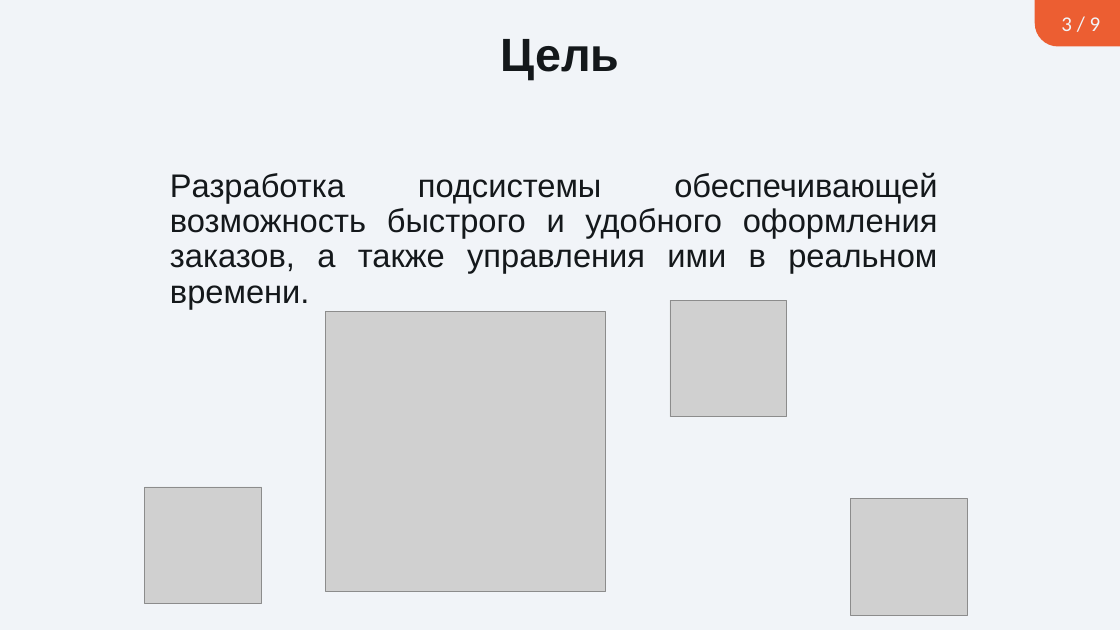
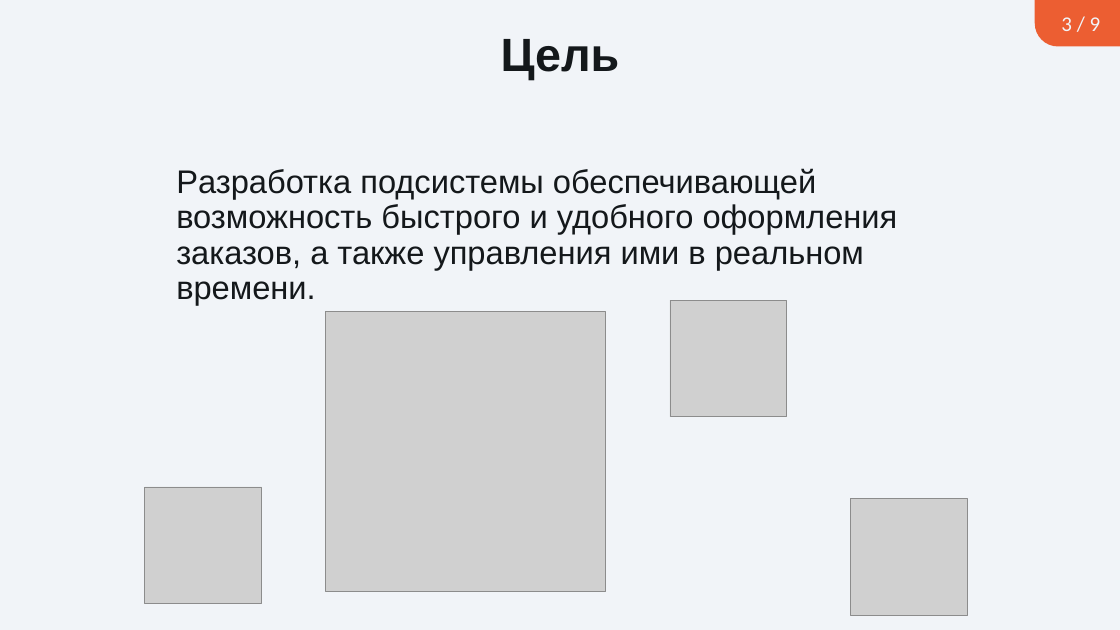
Before and after one commit to SullenPomorProject/CourseProject, a slide deck: slide 3 of КП Презентация Абрамов.pptx. Drawn at 1120x630 pixels with LibreOffice and Linux fonts; fonts in the diff are those of the drawing; grey boxes stand for pictures. Boxes give left, top, right and bottom in pixels: in the first picture for what was removed or moved away, otherwise in the second. Text is boxed around its words. In the diff, an @@ line names an element or a change of style, - is before the commit and + after.

```diff
--- a/КП Презентация Абрамов.pptx
+++ b/КП Презентация Абрамов.pptx
@@ text "Разработка подсистемы обеспечивающей возможность быстрого ..." at (176,168,898,305): alignment justified to left @@
```
Also in this commit, not shown: 1 other slide changed, 2 slides removed, 4 other files.
